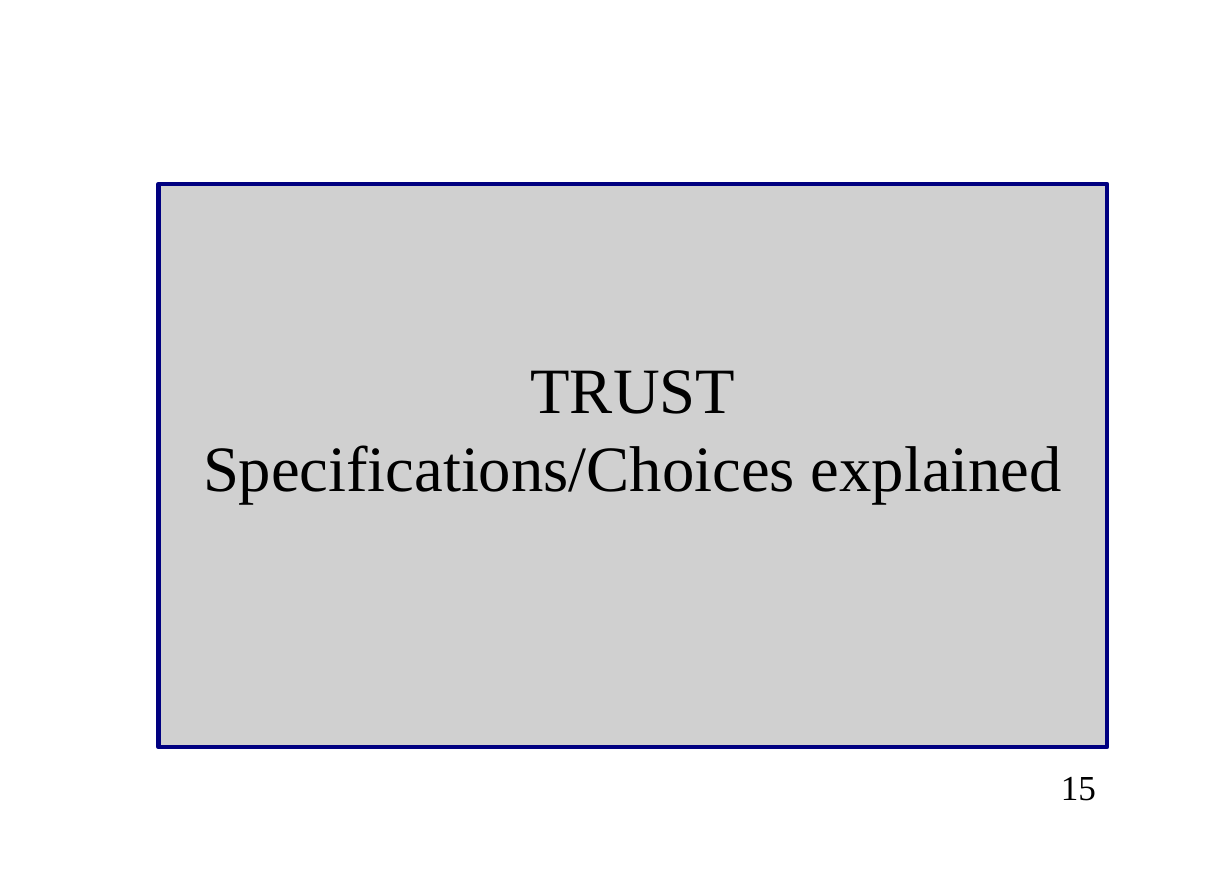
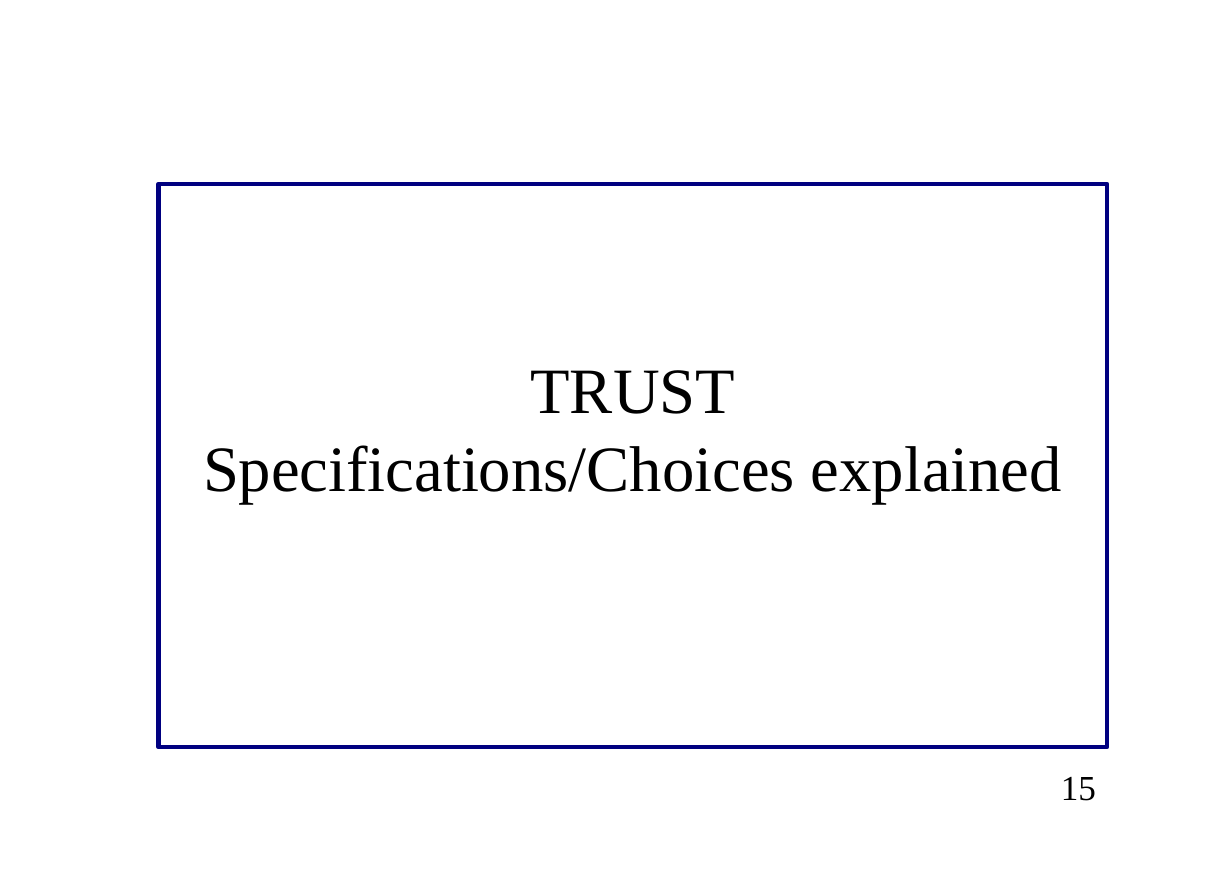
Before and after one commit to cea-trust-platform/trust-code, a slide deck: slide 15 of doc/TRUST/Developer_TRUST_presentation.odp. Drawn at 1232x871 pixels with LibreOffice and Linux fonts; fonts in the diff are those of the drawing; grey boxes stand for pictures; background and template pictures are left out. Boxes give left, top, right and bottom in pixels: in the first picture for what was removed or moved away, otherwise in the second. Text is boxed around its words. In the diff, an @@ line names an element or a change of style, - is before the commit and + after.

```diff
--- a/doc/TRUST/Developer_TRUST_presentation.odp
+++ b/doc/TRUST/Developer_TRUST_presentation.odp
@@ picture removed at [158,184,1107,748] @@
-TRUST
-Specifications/Choices explained
@@ title added at [158,184,1107,748], fill #FFFFFF, outline #000080 2.89 pt, 44.2 pt, text #000000 @@
+TRUST
+Specifications/Choices explained
```
Also in this commit, not shown: 9 other slides changed, 3 other files.
